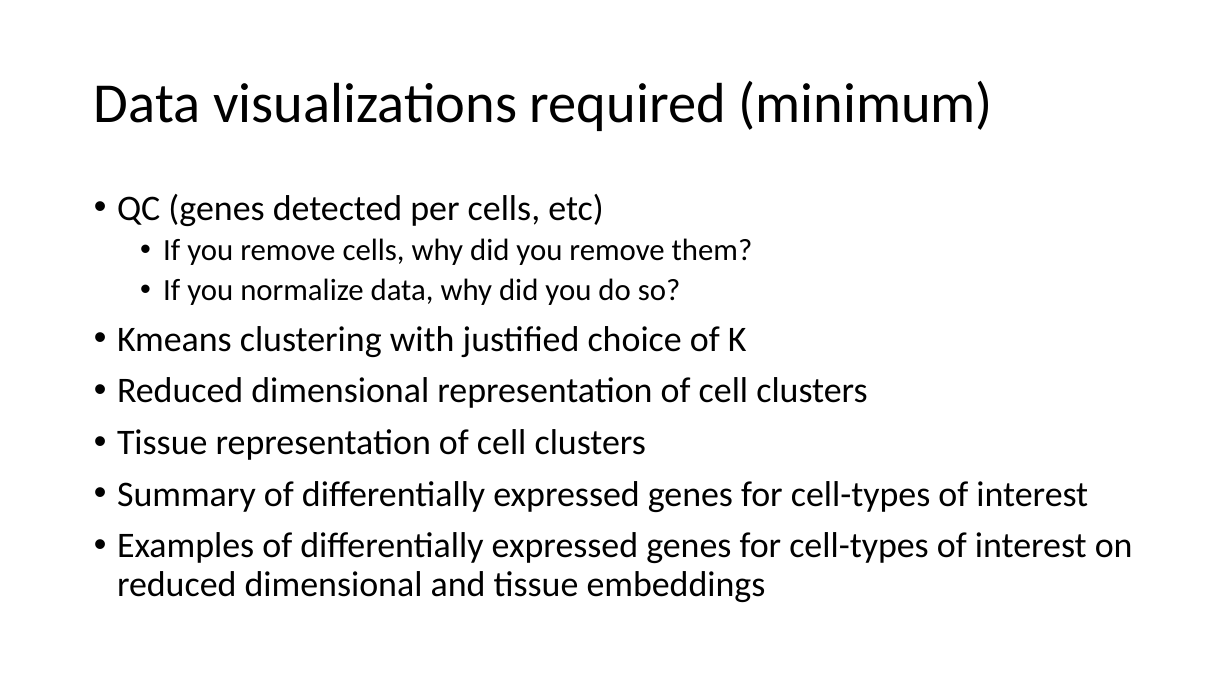
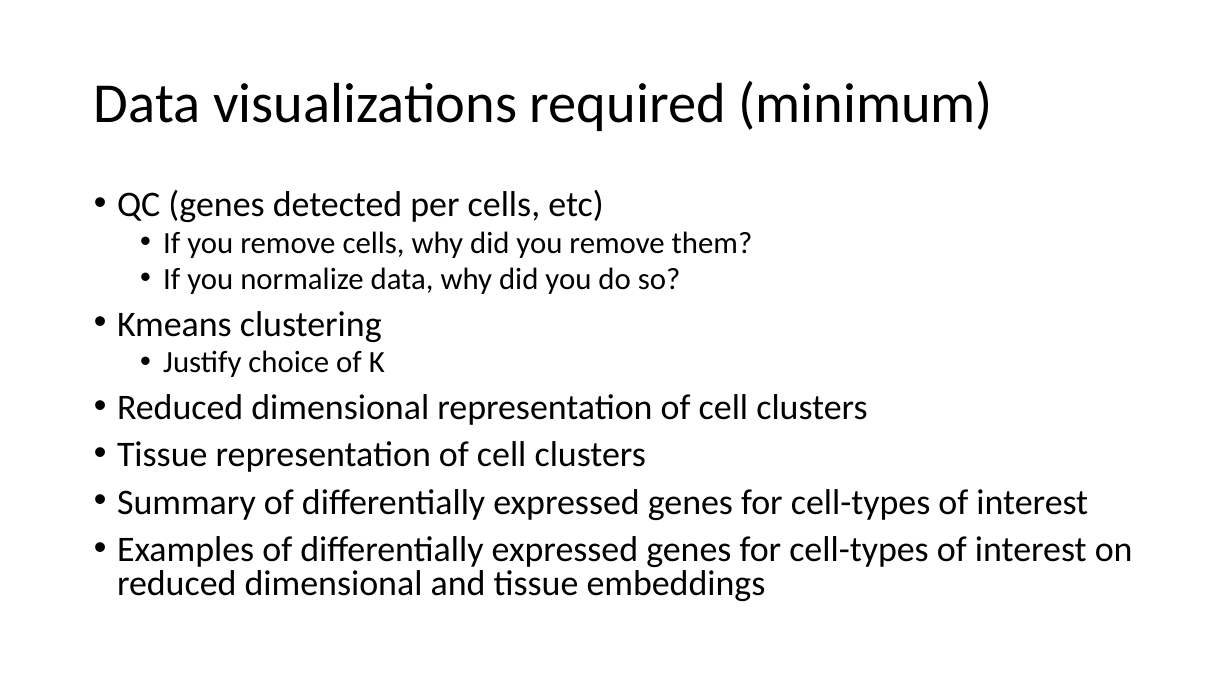
Before and after one commit to JEFworks-Lab/genomic-data-visualization-2023, a slide deck: slide 5 of resources/hw/genomic-data-visualization-final.pptx (slide 3 before the commit). Drawn at 1232x693 pixels with LibreOffice and Linux fonts; fonts in the diff are those of the drawing. Boxes give left, top, right and bottom in pixels: in the first picture for what was removed or moved away, otherwise in the second. Text is boxed around its words. In the diff, an @@ line names an element or a change of style, - is before the commit and + after.

```diff
--- a/resources/hw/genomic-data-visualization-final.pptx
+++ b/resources/hw/genomic-data-visualization-final.pptx
@@ text at <box>117,190,1133,601</box>: line spacing 0.9 to 0.8 @@
@@ text at <box>117,311,385,377</box>: text changed @@
-• Kmeans clustering with justified choice of K
+• Kmeans clustering
+  • Justify choice of K
```
Also in this commit, not shown: 2 other slides changed, 3 slides added, 2 other files.
